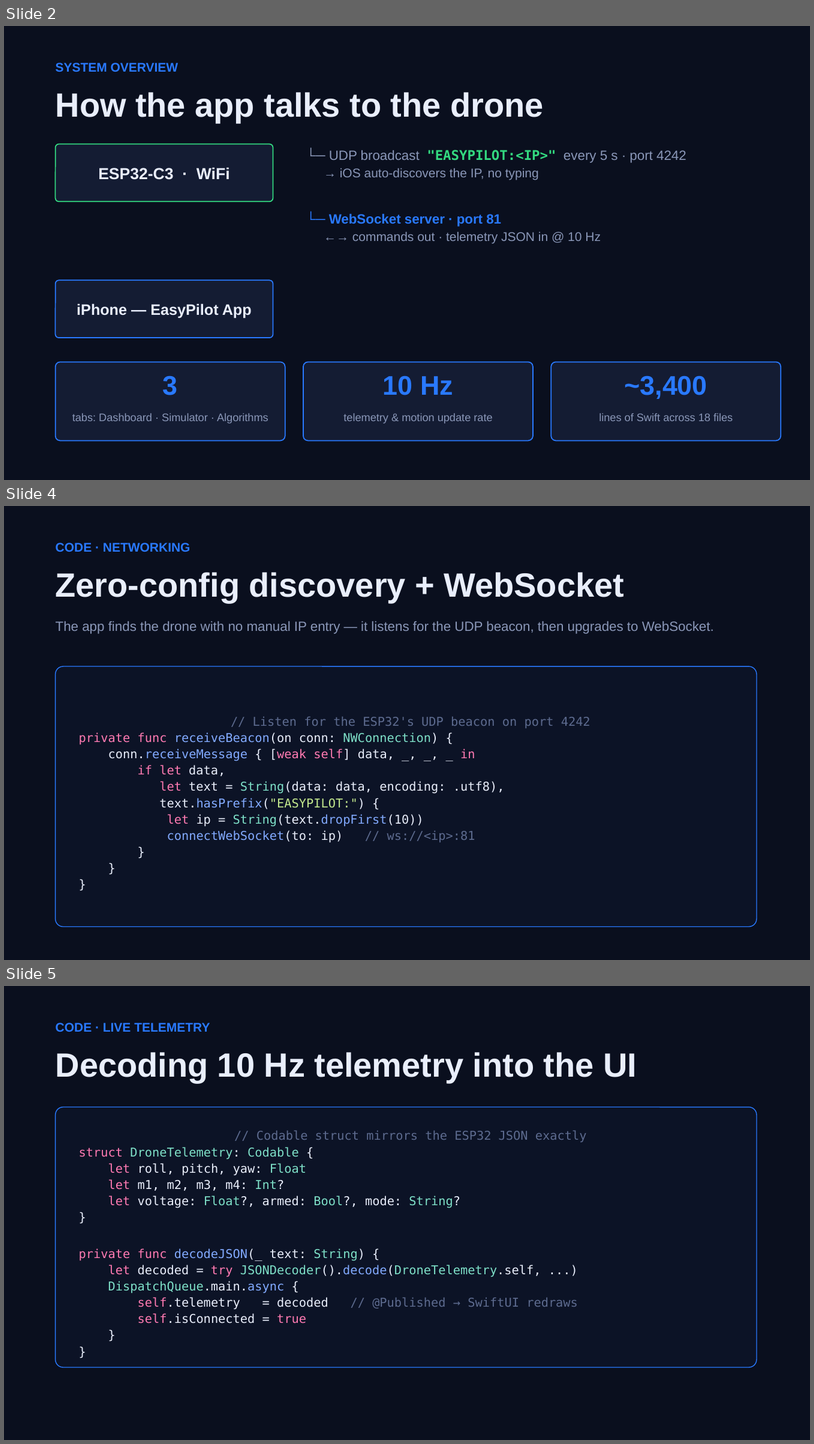
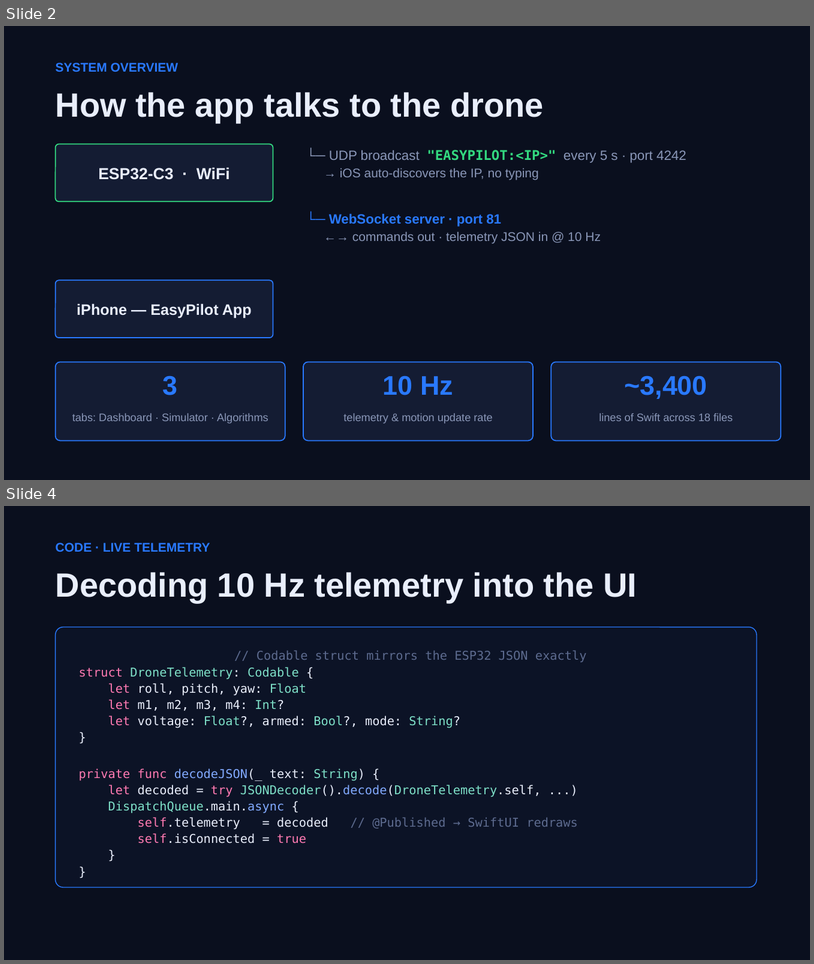
Before and after one commit to 2526-4ahitm-itp/2526-4ahitm-easypilot, a slide deck: docs/presentation-ios/EasyPilot-iOS-Overview.pptx. Shown one above the other, each under a label of ours: slides 2, 4 and 5 before the commit, slides 2 and 4 after it; the slides between them are not shown. The pictures are 814x1444 and 814x964 pixels, drawn with LibreOffice and Linux fonts; fonts in the diff are those of the drawing. Boxes give left, top, right and bottom in pixels: in the first picture for what was removed or moved away, otherwise in the second. Text is boxed around its words. In the diff, an @@ line names an element or a change of style, - is before the commit and + after.

```diff
--- a/docs/presentation-ios/EasyPilot-iOS-Overview.pptx
+++ b/docs/presentation-ios/EasyPilot-iOS-Overview.pptx
@@ slide 4 removed at <box>4,506,810,960</box>, background #FFFFFF @@
@@ rectangle removed at <box>4,506,810,960</box> @@
@@ text removed at <box>56,543,191,552</box> @@
-CODE · NETWORKING
@@ text removed at <box>56,572,625,603</box> @@
-Zero-config discovery + WebSocket
@@ text removed at <box>56,621,714,634</box> @@
-The app finds the drone with no manual IP entry — it listens for the UDP beacon, then upgrades to WebSocket.
@@ rounded rectangle removed at <box>56,666,757,927</box> @@
-// Listen for the ESP32's UDP beacon on port 4242
-private func receiveBeacon(on conn: NWConnection) {
-conn.receiveMessage { [weak self] data, _, _, _ in
-if let data,
-let text = String(data: data, encoding: .utf8),
-text.hasPrefix("EASYPILOT:") {
-let ip = String(text.dropFirst(10))
-connectWebSocket(to: ip) // ws://<ip>:81
-}
-}
-}
@@ what was slide 5 is now slide 4 @@
```
Also in this commit, not shown: 1 slide changed, 8 other files.
